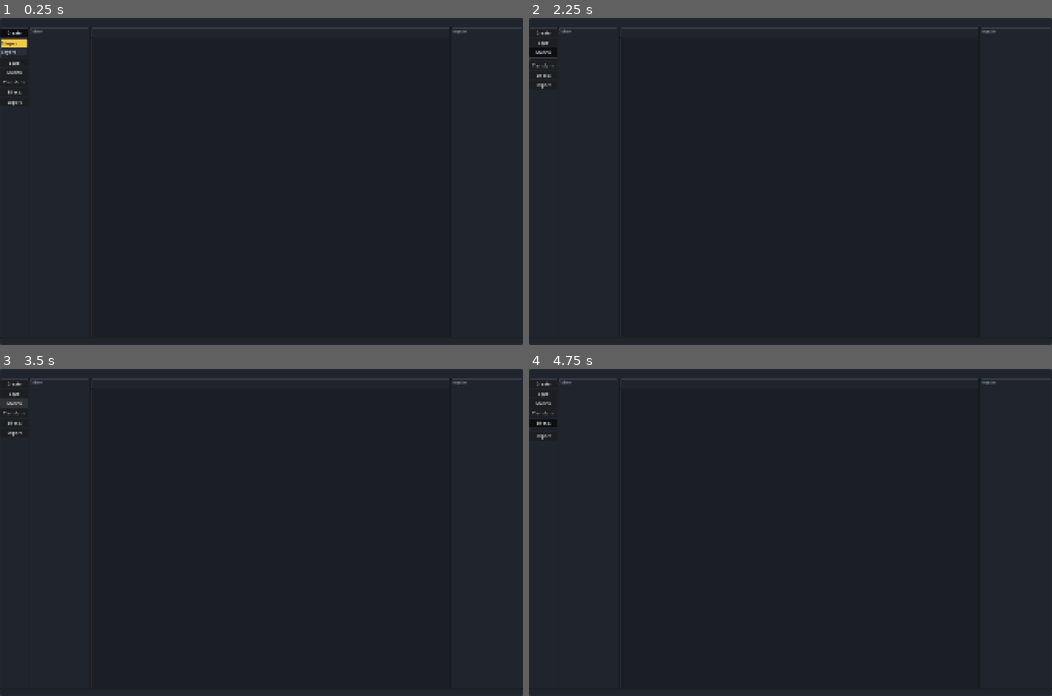
Above: before the commit, frames 1-4 (two rows, left to right).
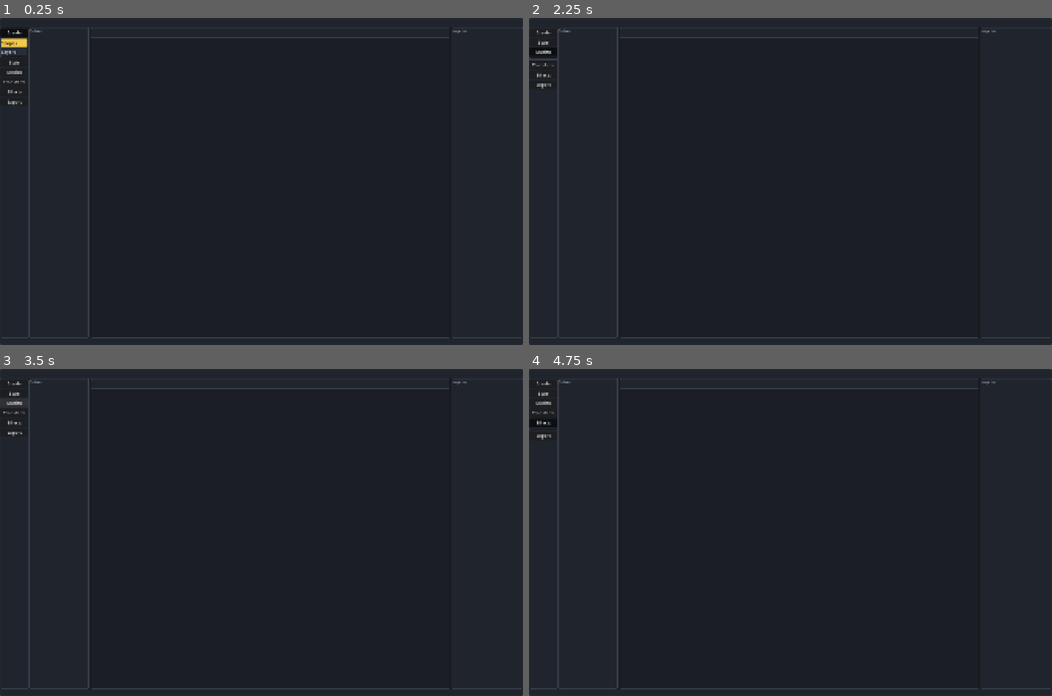
Above: after the commit, the same moments.

Repository: umut144/PolyPixar
Game: Godot game, scene res://scenes/main.tscn
Two runs of this game, one before a commit and one after it. Both use one fixed random seed, a clock stepped at 60 frames per second and the inputs below.
Inputs:
- Up to frame 1 (0.25 s): no input
- Up to frame 2 (2.25 s): click "Create" at 0.5 s; click "Style" at 1.25 s; click "Motion" at 2 s
- Up to frame 3 (3.5 s): click "Motion" at 2.75 s
- Up to frame 4 (4.75 s): click "Transform" at 3.5 s; click "Effects" at 4.25 s

The runs differ from the first frame. In frame 1, 1.5% of the frame differs, in the area x 0-100%, y 2-98%; in frame 2, 1.5%; in frame 3, 1.4%; in frame 4, 1.4%.

Commit message:
ui: unify panel spacing to one pixel

Diff:
--- a/scripts/main.gd
+++ b/scripts/main.gd
@@ -28,7 +28,7 @@
 	add_child(root_margin)
 
 	var main_layout := VBoxContainer.new()
-	main_layout.add_theme_constant_override("separation", 2)
+	main_layout.add_theme_constant_override("separation", 1)
 	root_margin.add_child(main_layout)
 
 	var toolbar_panel := _create_panel()
@@ -39,7 +39,7 @@
 
 	var workspace_row := HBoxContainer.new()
 	workspace_row.size_flags_vertical = Control.SIZE_EXPAND_FILL
-	workspace_row.add_theme_constant_override("separation", 2)
+	workspace_row.add_theme_constant_override("separation", 1)
 	main_layout.add_child(workspace_row)
 
 	var module_rail_panel := _create_panel(Color("#20242c"))
@@ -55,7 +55,7 @@
 	var workspace_split := HSplitContainer.new()
 	workspace_split.size_flags_horizontal = Control.SIZE_EXPAND_FILL
 	workspace_split.size_flags_vertical = Control.SIZE_EXPAND_FILL
-	workspace_split.add_theme_constant_override("separation", 2)
+	workspace_split.add_theme_constant_override("separation", 1)
 	workspace_split.split_offset = 220
 	workspace_row.add_child(workspace_split)
 
@@ -78,14 +78,14 @@
 	var canvas_split := HSplitContainer.new()
 	canvas_split.size_flags_horizontal = Control.SIZE_EXPAND_FILL
 	canvas_split.size_flags_vertical = Control.SIZE_EXPAND_FILL
-	canvas_split.add_theme_constant_override("separation", 2)
+	canvas_split.add_theme_constant_override("separation", 1)
 	canvas_split.split_offset = 820
 	workspace_split.add_child(canvas_split)
 
 	var canvas_column := VBoxContainer.new()
 	canvas_column.size_flags_horizontal = Control.SIZE_EXPAND_FILL
 	canvas_column.size_flags_vertical = Control.SIZE_EXPAND_FILL
-	canvas_column.add_theme_constant_override("separation", 2)
+	canvas_column.add_theme_constant_override("separation", 1)
 	canvas_split.add_child(canvas_column)
 
 	var action_bar_panel := _create_panel()
Not shown, changed: AI_CONTEXT.md
Not shown, changed: ARCHITECTURE.md
